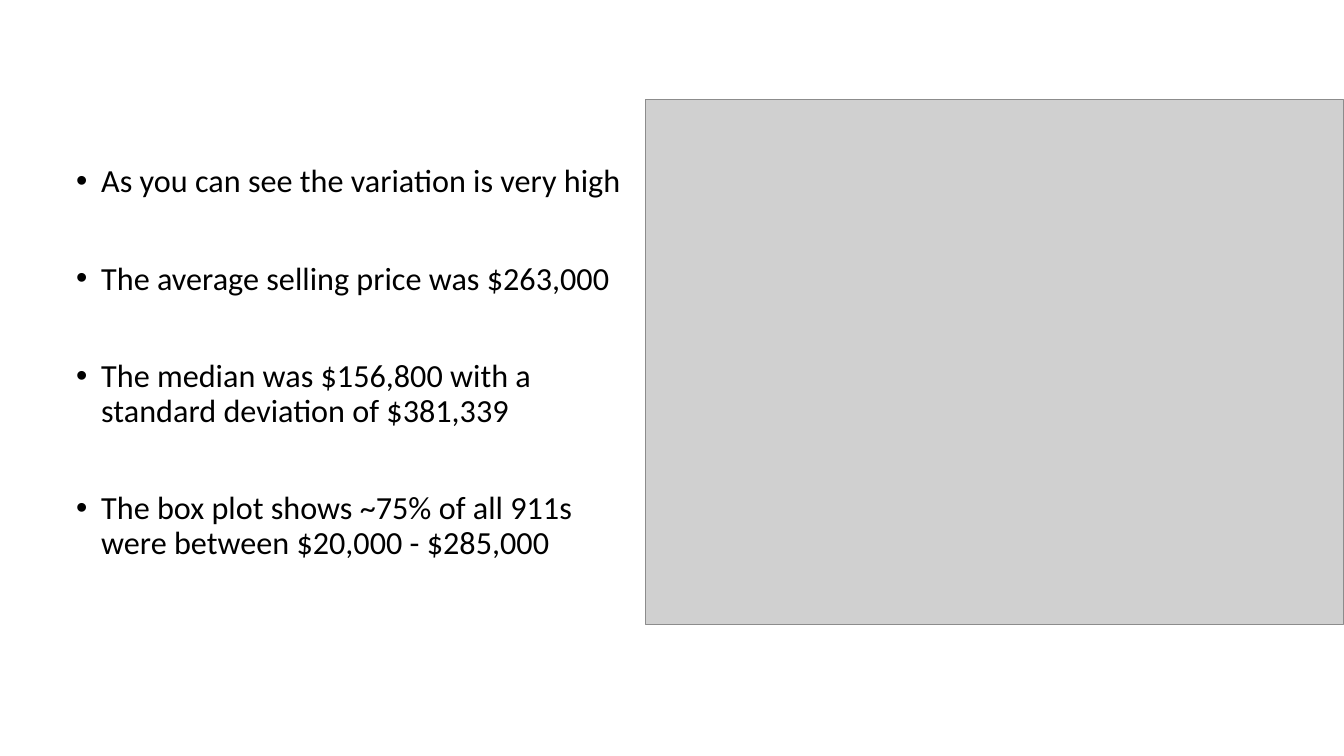
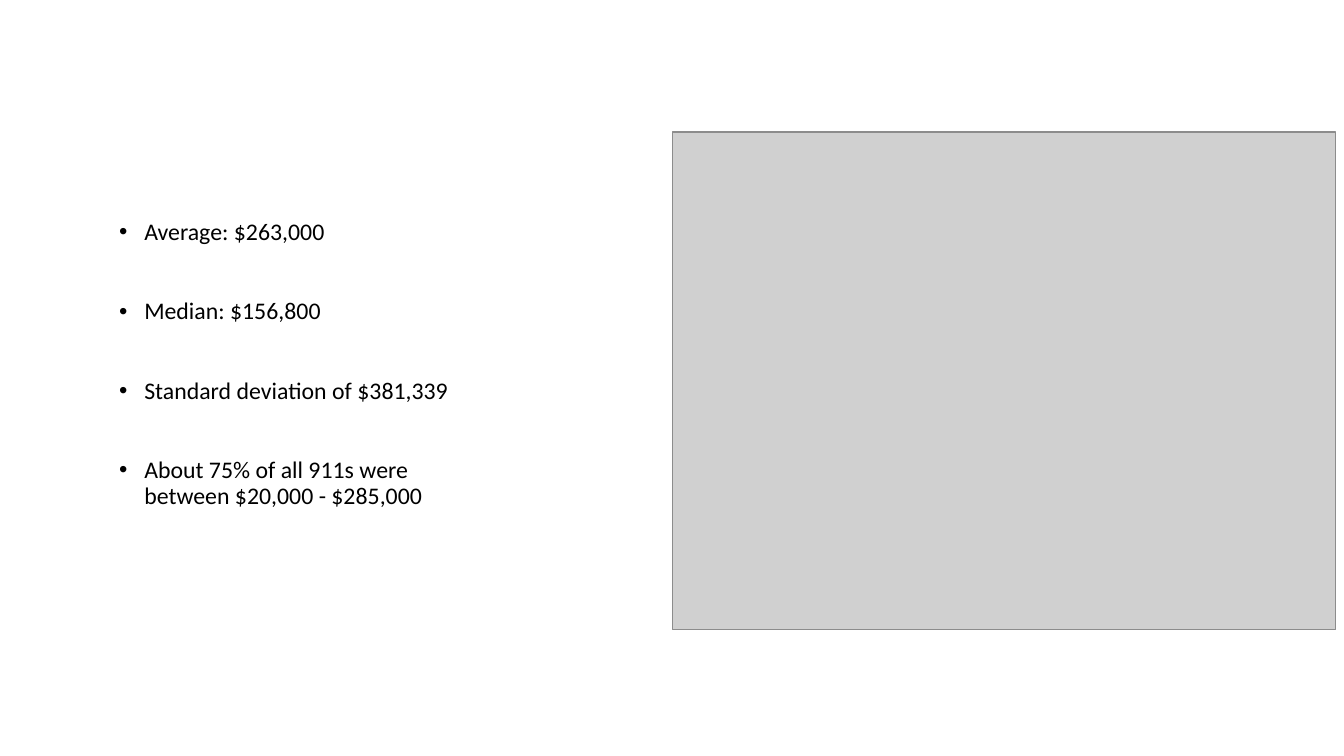
Before and after one commit to tonypennoyer/python_project, a slide deck: slide 10 of Tony_Pennoyer_Python_Proj_Presentation.pptx (slide 7 before the commit). Drawn at 1344x756 pixels with LibreOffice and Linux fonts; fonts in the diff are those of the drawing; grey boxes stand for pictures. Boxes give left, top, right and bottom in pixels: in the first picture for what was removed or moved away, otherwise in the second. Text is boxed around its words. In the diff, an @@ line names an element or a change of style, - is before the commit and + after.

```diff
--- a/Tony_Pennoyer_Python_Proj_Presentation.pptx
+++ b/Tony_Pennoyer_Python_Proj_Presentation.pptx
@@ picture: place and size @@
-picture at (645, 100, 1344, 624)
+picture at (673, 132, 1336, 630)
@@ text at (144, 224, 447, 507): text changed; size 23 to 17 pt @@
-• As you can see the variation is very high
-• The average selling price was $263,000
-• The median was $156,800 with a standard deviation of $381,339
-• The box plot shows ~75% of all 911s were between $20,000 - $285,000
+• Average: $263,000
+• Median: $156,800
+• Standard deviation of $381,339
+• About 75% of all 911s were between $20,000 - $285,000
```
Also in this commit, not shown: 5 other slides changed, 16 slides added, 4 slides removed, 1 other file.
